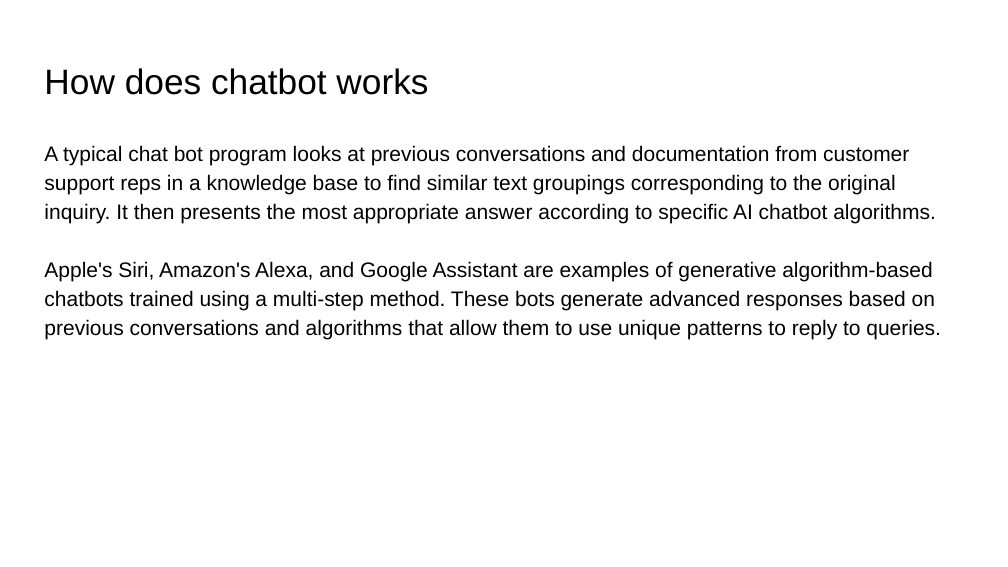
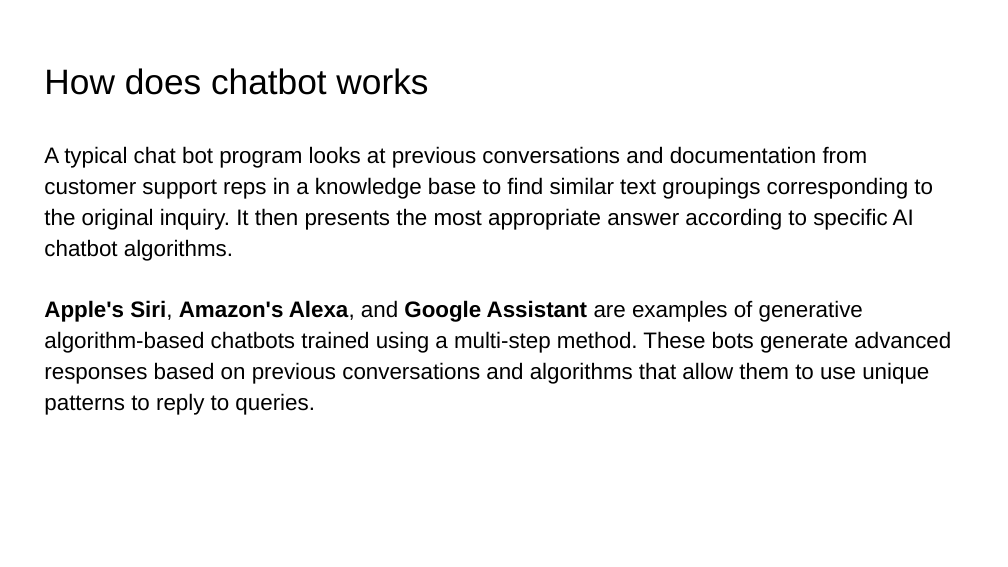
Before and after one commit to saurabhjojare/Chatbot-Response-System, a slide deck: slide 14 of Chatbot Response System.pptx (slide 12 before the commit). Drawn at 1008x567 pixels with LibreOffice and Linux fonts; fonts in the diff are those of the drawing. Boxes give left, top, right and bottom in pixels: in the first picture for what was removed or moved away, otherwise in the second. Text is boxed around its words. In the diff, an @@ line names an element or a change of style, - is before the commit and + after.

```diff
--- a/Chatbot Response System.pptx
+++ b/Chatbot Response System.pptx
@@ text "A typical chat bot program ..." at (x1=44, y1=146, x2=951, y2=415): size 15 to 16 pt; bold on in "Apple's Siri, Amazon's Alexa, Google Assistant" @@
```
Also in this commit, not shown: 12 other slides changed, 3 slides added, 1 other file.
